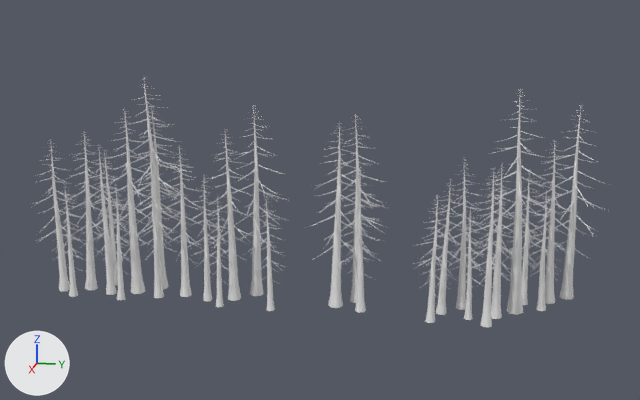
The glTF model public/Models/Trees/tree5.glb, before and after one commit.
Before and after are seen from a 50 mm camera at (1308.0, 308.0, 619.0) aimed at (-370.0, -28.0, 200.0). Arrows for +X, +Y and +Z are at lower left; the lights stay in place. Where no turn or scale is listed for an object, it has been applied to the vertices. Vertices at the same position are counted once.

In view in the first picture: 'tree5'.
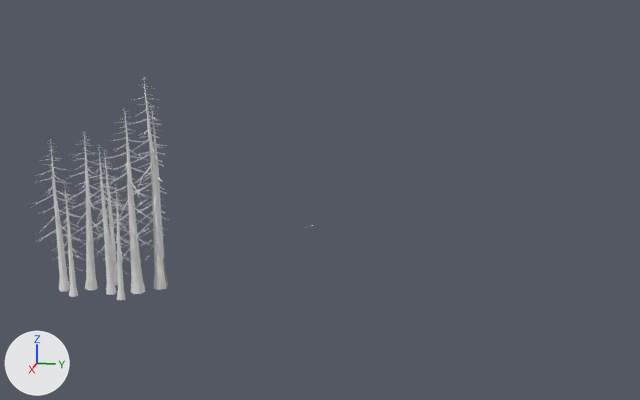
What differs and where, as boxes (x1, y1, x2, y2) in the pictures (640 x 400 px):
'tree5', reshaped (51% narrower, 11% shorter): before (31, 76, 610, 327); after (31, 76, 313, 300)
part 1 of me_tree_143, deleted: before (147, 89, 610, 327)
part 2 of me_tree_143, deleted: before (146, 95, 190, 255)

Diff of the bpy script that builds the scene:
```diff
--- a/public/Models/Trees/tree5.glb.py
+++ b/public/Models/Trees/tree5.glb.py
@@ me_tree_143 @@
 # used by ob_tree5; location = (-456.0, 464.0, 0.0)
-me_tree_143.from_pydata(...)  # 58718 vertices, 94644 faces; spans x -70.0..236.0, y -1077.0..74.0, z 0.0..447.0
+me_tree_143.from_pydata(...)  # 17345 vertices, 27702 faces; spans x 26.0..225.0, y -1077.0..-495.0, z 0.0..447.0
+# me_tree_143 part 1: 1986 loose pieces with 40875 vertices, spanning x -70.0..236.0, y -822.0..74.0, z 0.0..438.0, are deleted
+# me_tree_143 part 2: 480 vertices removed from x 33.0..173.0, y -826.0..-748.0, z 81.0..403.0
```
